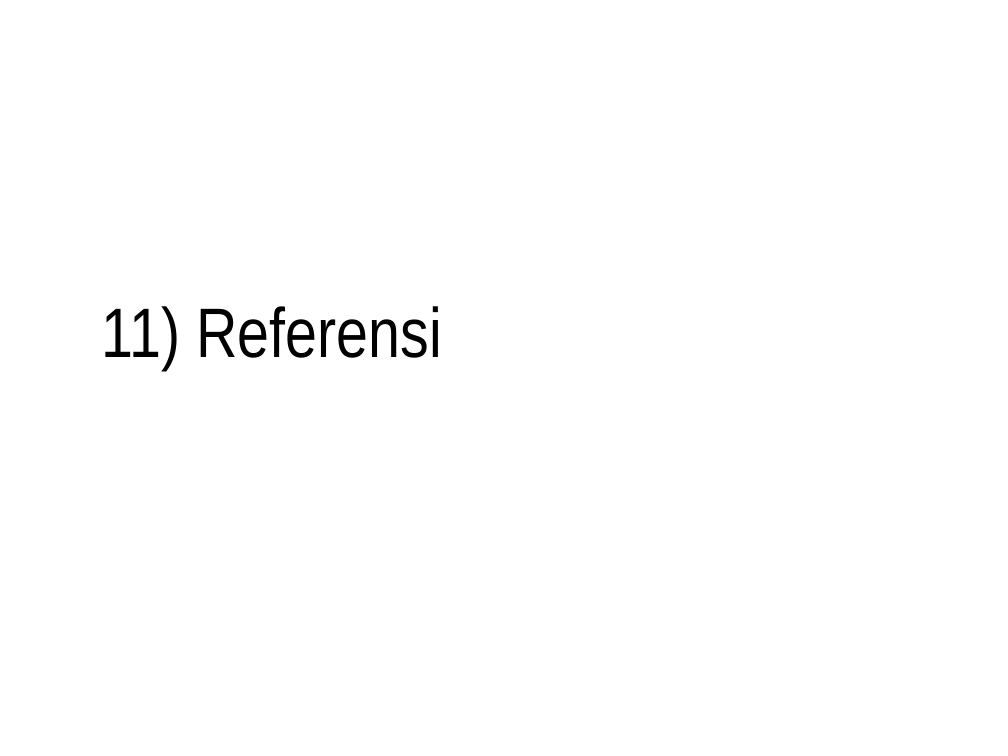
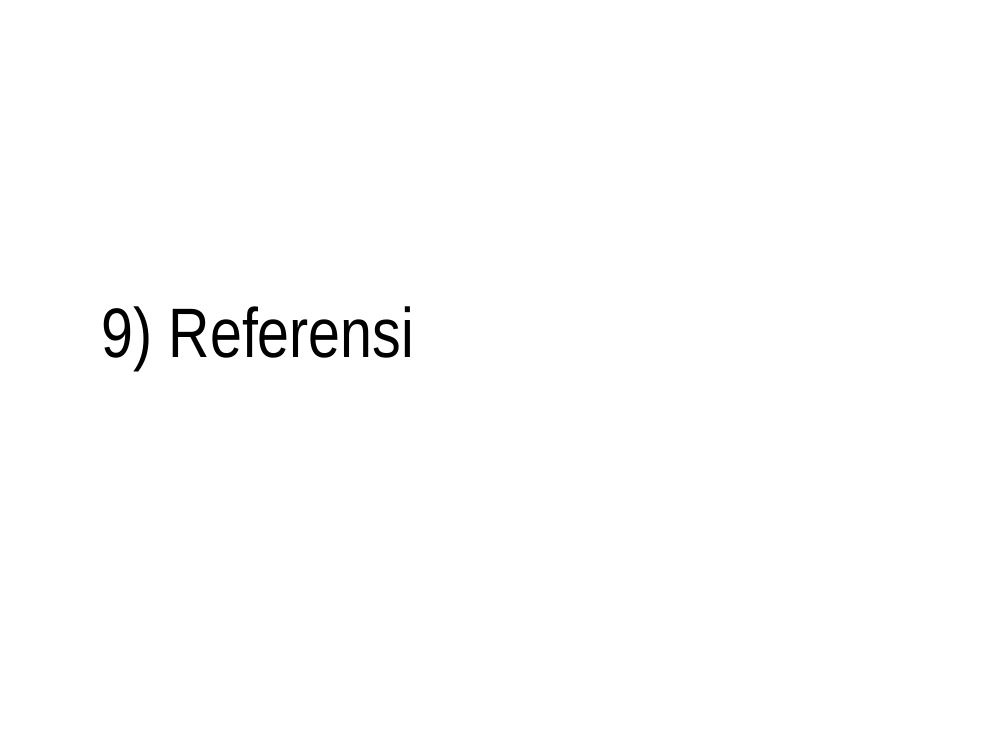
Before and after one commit to doniaft/Analisa-Desain-Sistem-Informasi, a slide deck: slide 37 of 1. Bahan Ajar/01. ADSI - Pendahuluan.pptx (slide 52 before the commit). Drawn at 1008x756 pixels with LibreOffice and Linux fonts; fonts in the diff are those of the drawing. Boxes give left, top, right and bottom in pixels: in the first picture for what was removed or moved away, otherwise in the second. Text is boxed around its words. In the diff, an @@ line names an element or a change of style, - is before the commit and + after.

```diff
--- a/1. Bahan Ajar/01. ADSI - Pendahuluan.pptx
+++ b/1. Bahan Ajar/01. ADSI - Pendahuluan.pptx
@@ title at (x1=102, y1=306, x2=415, y2=370): text changed @@
-11) Referensi
+9) Referensi
```
Also in this commit, not shown: 9 other slides changed, 1 slide added, 16 slides removed, 1 other file.
